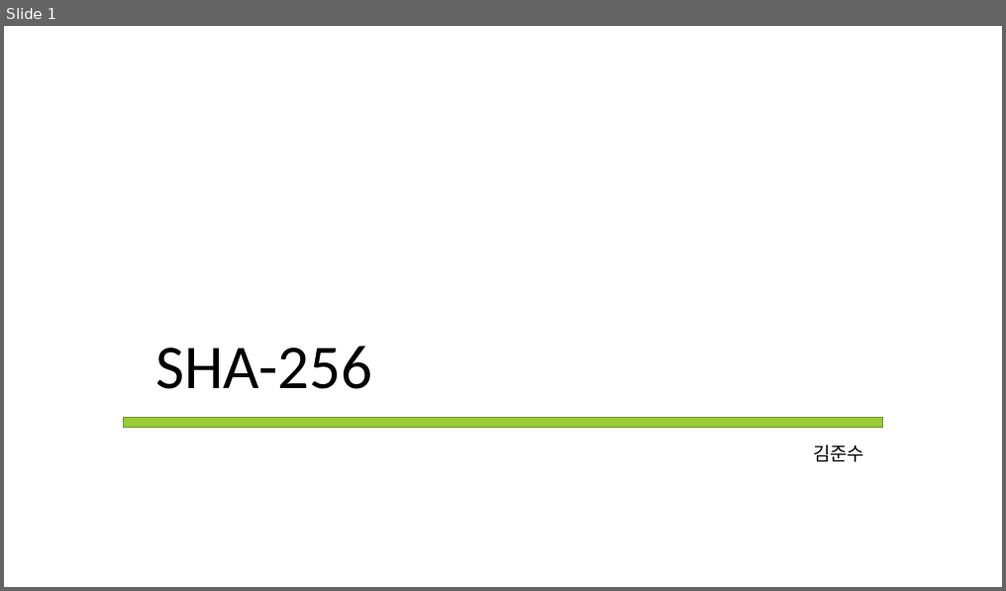
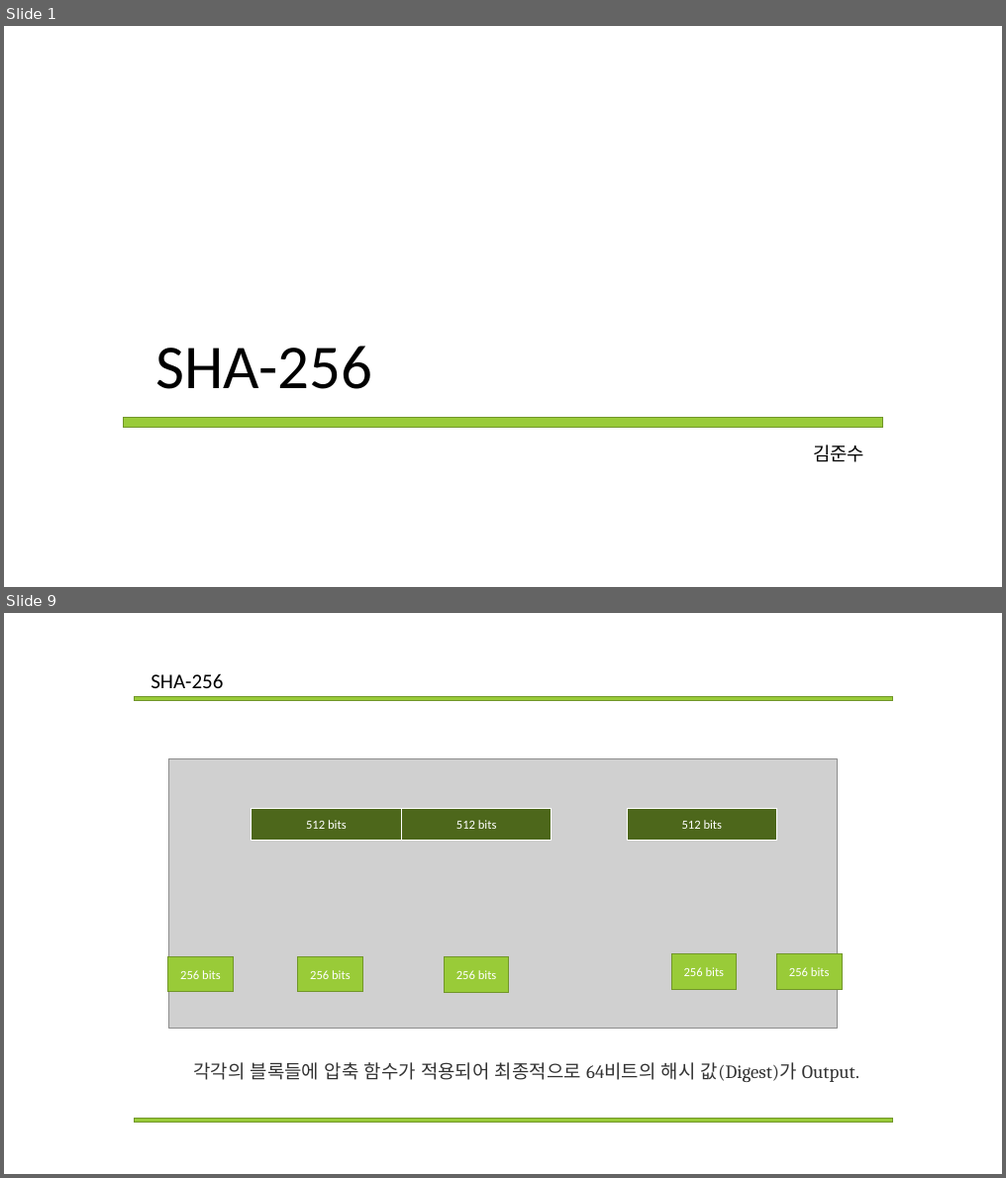
Before and after one commit to Mikusnuz/MyPractice, a slide deck: Study/13. SHA256.pptx. Shown one above the other, each under a label of ours: slide 1 before the commit, slides 1 and 9 after it; the slides between them are not shown. The pictures are 1006x591 and 1006x1178 pixels, drawn with LibreOffice and Linux fonts; fonts in the diff are those of the drawing; grey boxes stand for pictures. Boxes give left, top, right and bottom in pixels: in the first picture for what was removed or moved away, otherwise in the second. Text is boxed around its words. In the diff, an @@ line names an element or a change of style, - is before the commit and + after.

```diff
--- a/Study/13. SHA256.pptx
+++ b/Study/13. SHA256.pptx
@@ slide 9 added at <box>4,613,1002,1174</box>, background #FFFFFF @@
@@ rectangle added at <box>134,697,893,700</box>, fill #99CB38, outline #719629 1 pt @@
@@ text added at <box>151,673,223,688</box>, 20 pt, text #000000 @@
+SHA-256
@@ picture added at <box>168,759,838,1029</box> @@
@@ rectangle added at <box>252,809,401,840</box>, fill #4D671B, outline #FFFFFF 1 pt, 12 pt, text #FFFFFF @@
+512 bits
@@ rectangle added at <box>402,809,551,840</box>, fill #4D671B, outline #FFFFFF 1 pt, 12 pt, text #FFFFFF @@
+512 bits
@@ rectangle added at <box>627,809,776,840</box>, fill #4D671B, outline #FFFFFF 1 pt, 12 pt, text #FFFFFF @@
+512 bits
@@ rectangle added at <box>168,957,233,992</box>, fill #99CB38, outline #719629 1 pt, 12 pt, text #FFFFFF @@
+256 bits
@@ rectangle added at <box>297,957,362,992</box>, fill #99CB38, outline #719629 1 pt, 12 pt, text #FFFFFF @@
+256 bits
@@ rectangle added at <box>445,958,509,992</box>, fill #99CB38, outline #719629 1 pt, 12 pt, text #FFFFFF @@
+256 bits
@@ rectangle added at <box>672,955,737,989</box>, fill #99CB38, outline #719629 1 pt, 12 pt, text #FFFFFF @@
+256 bits
@@ rectangle added at <box>776,955,842,989</box>, fill #99CB38, outline #719629 1 pt, 12 pt, text #FFFFFF @@
+256 bits
@@ text added at <box>193,1062,859,1082</box>, 18 pt, text #333333 @@
+각각의 블록들에 압축 함수가 적용되어 최종적으로 64비트의 해시 값(Digest)가 Output.
@@ rectangle added at <box>134,1118,893,1122</box>, fill #99CB38, outline #719629 1 pt @@
```
Also in this commit, not shown: 1 slide changed, 7 other slides added, 1 slide removed.
